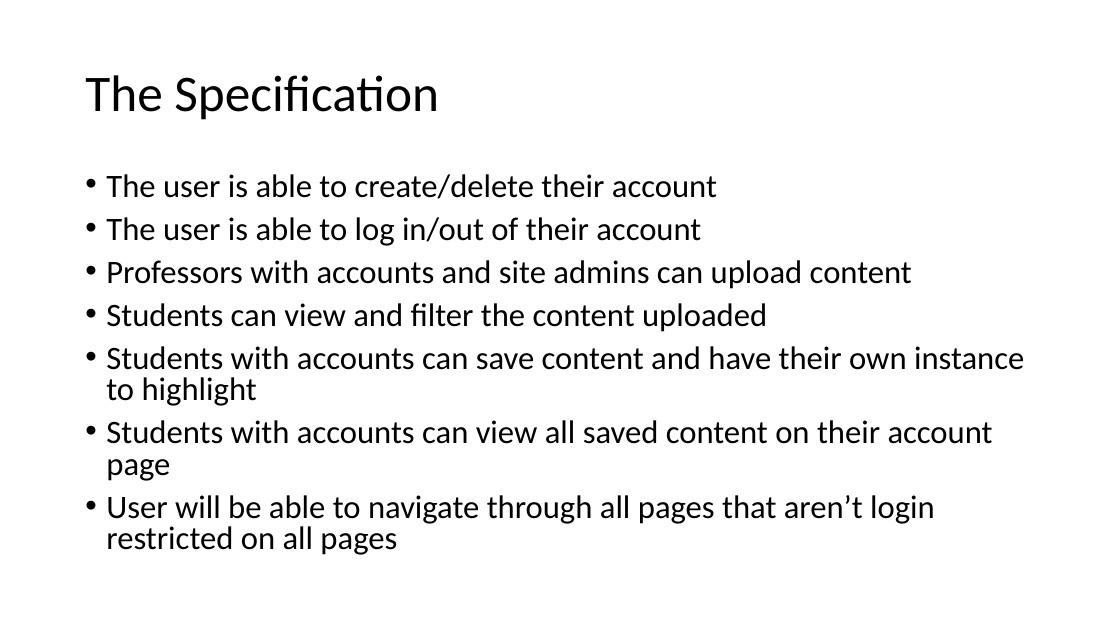
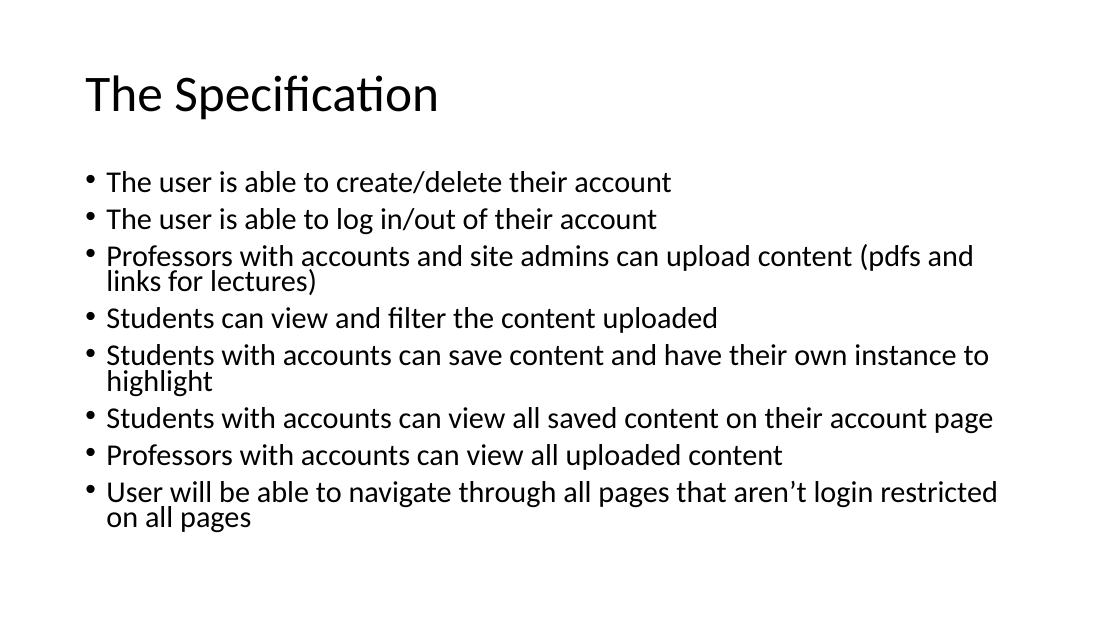
Before and after one commit to Ishitanarsiker/WAD2_GroupProject, a slide deck: slide 6 of DesignSpecification.pptx. Drawn at 1120x630 pixels with LibreOffice and Linux fonts; fonts in the diff are those of the drawing. Boxes give left, top, right and bottom in pixels: in the first picture for what was removed or moved away, otherwise in the second. Text is boxed around its words. In the diff, an @@ line names an element or a change of style, - is before the commit and + after.

```diff
--- a/DesignSpecification.pptx
+++ b/DesignSpecification.pptx
@@ text at box(106, 171, 998, 533): size 28 to 25.9 pt in "The user is able to create/delete their ...", "The user is able to log in/out ...", "Students can view and filter the content ...", "Students with accounts can save content and ..." and 2 more places; line spacing 0.8 to 0.7 @@
@@ text at box(106, 244, 974, 295): text changed; size 28 to 25.9 pt @@
-• Professors with accounts and site admins can upload content
+• Professors with accounts and site admins can upload content (pdfs and links for lectures)
@@ text at box(106, 444, 783, 470): paragraph added @@
+• Professors with accounts can view all uploaded content
```
Also in this commit, not shown: 1 other slide changed.
